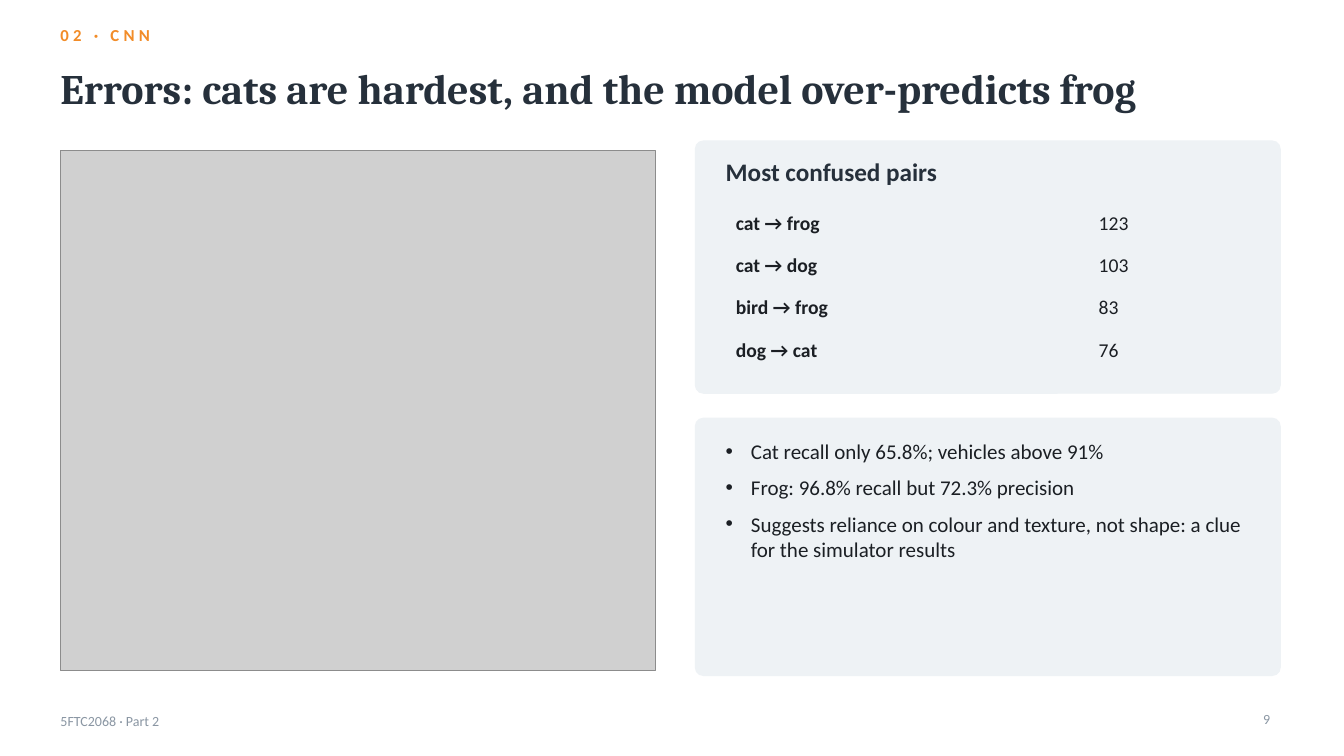
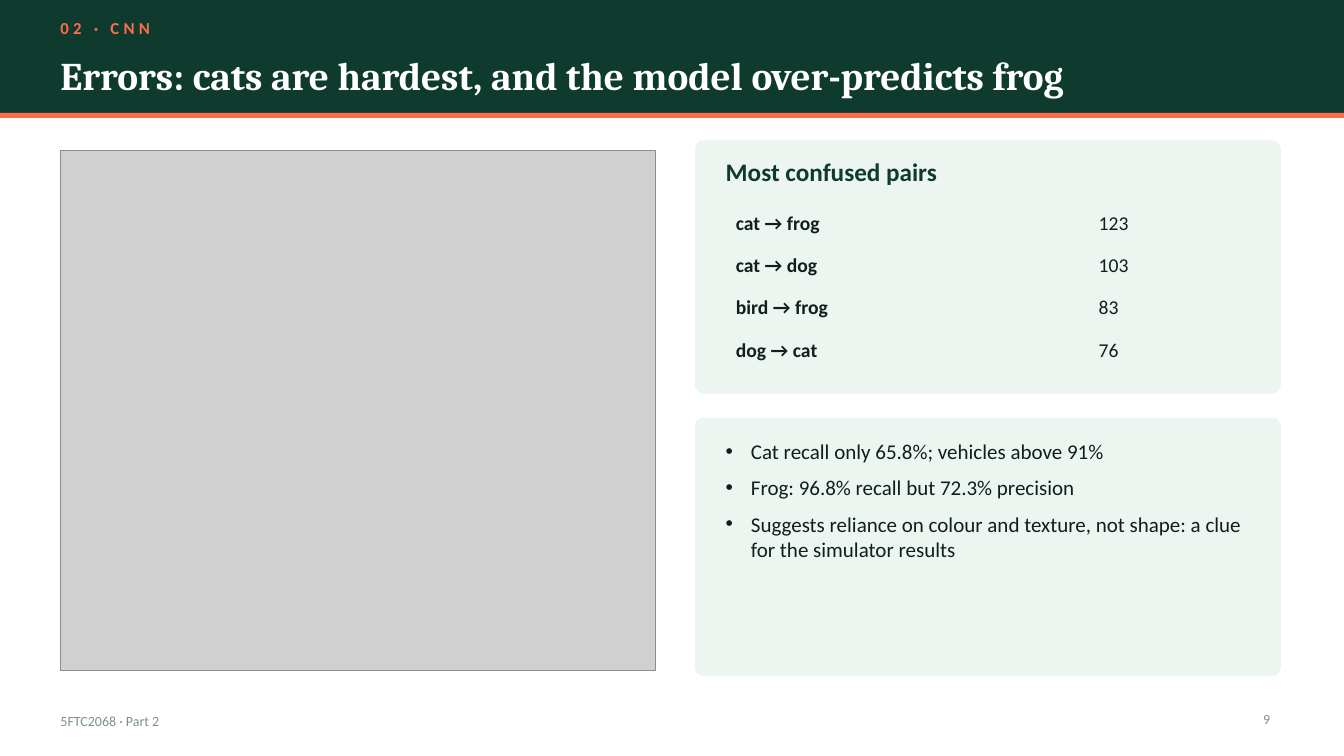
Before and after one commit to kris072008/webots-cnn-colour-detection, a slide deck: slide 9 of report/Krishna_Mahajan_106wucww_Part2_Presentation.pptx. Drawn at 1344x756 pixels with LibreOffice and Linux fonts; fonts in the diff are those of the drawing; grey boxes stand for pictures. Boxes give left, top, right and bottom in pixels: in the first picture for what was removed or moved away, otherwise in the second. Text is boxed around its words. In the diff, an @@ line names an element or a change of style, - is before the commit and + after.

Commit message:
Slides: new emerald and coral theme with a title band on every content slide

```diff
--- a/report/Krishna_Mahajan_106wucww_Part2_Presentation.pptx
+++ b/report/Krishna_Mahajan_106wucww_Part2_Presentation.pptx
@@ rectangle added at [0, 0, 1344, 113], fill #0E3B2E @@
@@ text "02 · CNN": place and size @@
-text "02 · CNN" at [60, 30, 149, 41]
+text "02 · CNN" at [60, 23, 149, 34]
@@ text "02 · CNN" at [60, 23, 149, 34]: text colour #F28C28 to #FF6B4A @@
@@ title "Errors: cats are hardest, and ...": place and size @@
-title "Errors: cats are hardest, and ..." at [60, 74, 1136, 114]
+title "Errors: cats are hardest, and ..." at [60, 62, 1064, 99]
@@ title "Errors: cats are hardest, and ..." at [60, 62, 1064, 99]: size 30 to 28 pt, text colour #26303B to #FFFFFF @@
@@ rectangle added at [0, 113, 1344, 118], fill #FF6B4A @@
@@ rounded rectangle at [696, 141, 1280, 393]: fill #EEF2F5 to #EDF5F1; outline #EEF2F5 1 pt to #EDF5F1 1 pt @@
@@ text "Most confused pairs" at [726, 163, 937, 185]: text colour #26303B to #0E3B2E @@
@@ text "5FTC2068 · Part 2" at [60, 716, 159, 726]: text colour #8A96A3 to #7E9189 @@
@@ page number at [1263, 715, 1270, 724]: text colour #8A96A3 to #7E9189 @@
```
Also in this commit, not shown: 24 other slides changed, 1 other file.
